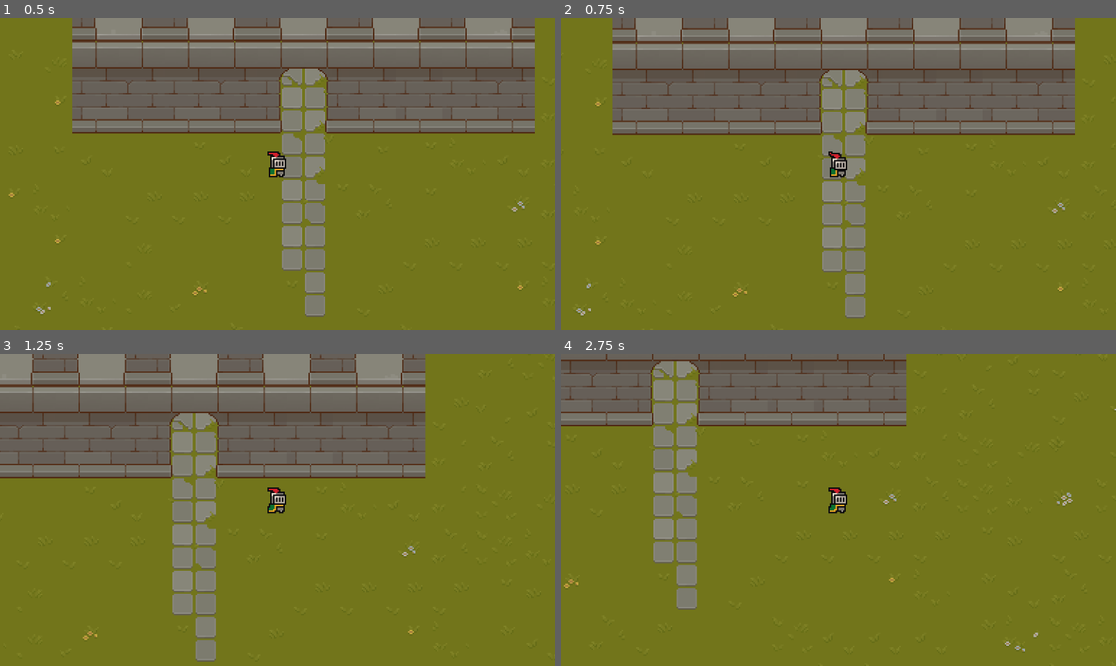
Above: before the commit, frames 1-4 (two rows, left to right).
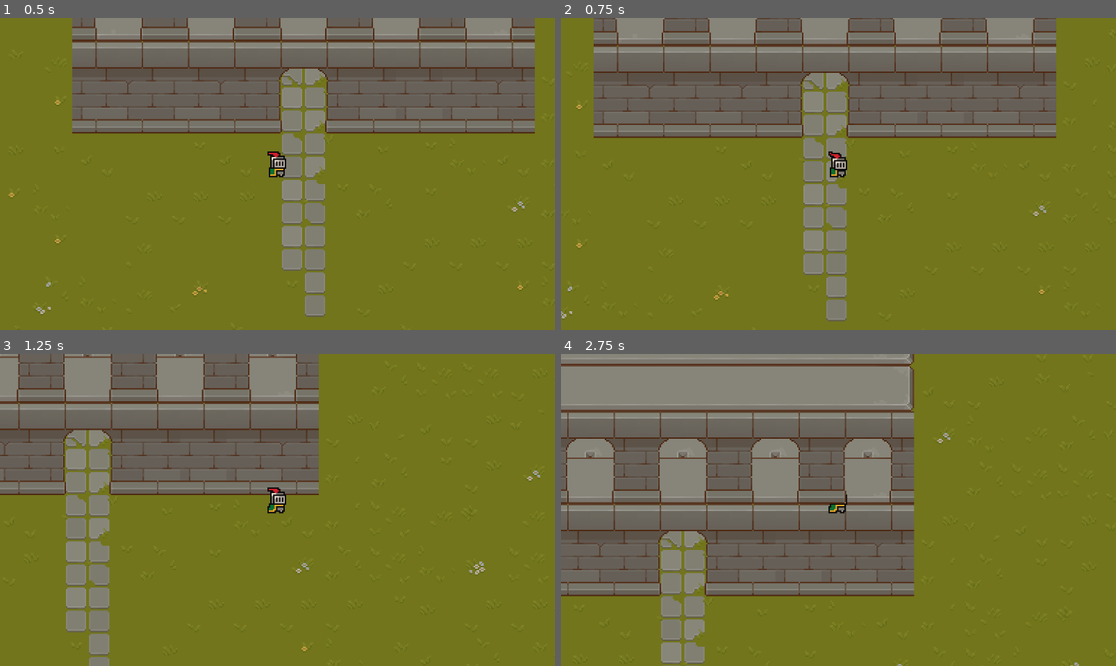
Above: after the commit, the same moments.

Repository: ABAPa/TopDown-project
Game: Godot game, scene res://Scenes/world.tscn
Two runs of this game, one before a commit and one after it. Both use one fixed random seed, a clock stepped at 60 frames per second and the inputs below.
Inputs (mouse positions are in pixels of both pictures, inside the frame that each line leads up to):
- Up to frame 1 (0.5 s): no input
- Up to frame 2 (0.75 s): move the mouse to (960, 158) at 0.52 s; hold D (Move Right) from 0.53 s (still down); tap F (Dodge Roll) at 0.6 s
- Up to frame 3 (1.25 s): keep holding D (Move Right); tap Space (Jump) at 0.77 s
- Up to frame 4 (2.75 s): move the mouse to (727, 525) at 1.27 s; release D (Move Right) at 1.28 s; hold S (Move Back) 1.28-2.03 s; tap F (Dodge Roll) at 1.35, 2.1 s; tap Space (Jump) at 1.52 s; move the mouse to (894, 441) at 2.02 s; hold D (Move Right) from 2.03 s (still down)

Frame 1 is identical in both runs. In frame 2, 18% of the frame differs, in the area x 0-93%, y 0-98%; in frame 3, 27%; in frame 4, 45%, in the area x 0-100%, y 0-100%.

Commit message:
Small Updates to Dodge Roll

Diff:
--- a/Player States/PlayerDodgeRoll.gd
+++ b/Player States/PlayerDodgeRoll.gd
@@ -8,9 +8,14 @@
 
 var movementVector = Vector2()
 var dodgeRoll : bool
-var dodgeSpeed : float = 20
-var dodgeDeAccel : float = 5
-var maxDodgeSpeed : float = 250
+
+@export_category("Dodge Roll Rates")
+@export var dodgeSpeed : float = 60
+@export var dodgeDeAccel : float = 5
+
+@export_category("Dodge Roll Speeds")
+@export var maxDeAccel : float = 70
+@export var maxDodgeSpeed : float = 250
 var mouseDirectionVector : Vector2
 
 var rollTimeout = true
@@ -20,11 +25,11 @@
 
 func PhysicsUpdate(delta : float):
 	handleDodgeRoll(delta)
-	print(mouseDirectionVector)
 
 
 func handleDodgeRoll(delta : float):
-	if dodgeRoll&& rollTimeout:
+	if dodgeRoll && rollTimeout:
+		player.velocity = Vector2.ZERO
 		rollTimeout = false
 		var viewportCenter = Vector2(get_viewport().size) / 2
 		mouseDirectionVector = get_viewport().get_mouse_position() - viewportCenter
@@ -33,7 +38,7 @@
 		animatedSprite2D.play("roll")
 		await get_tree().create_timer(0.5).timeout
 		rollTimeout = true
-		player.velocity = lerp(player.velocity, mouseDirectionVector.normalized() * 60, dodgeDeAccel * delta)
+		player.velocity = lerp(player.velocity, mouseDirectionVector.normalized() * maxDeAccel, dodgeDeAccel * delta)
 		dodgeRoll = false
 
 		if movementVector.length() > 0:
